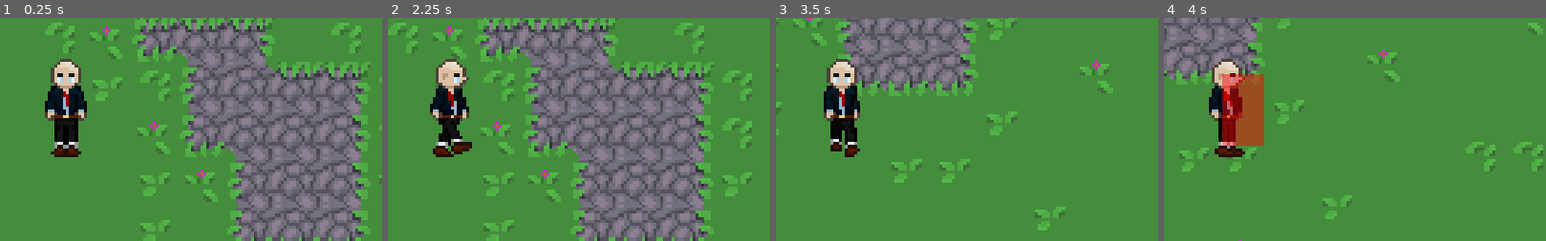
Above: before the commit, frames 1-4 (left to right).
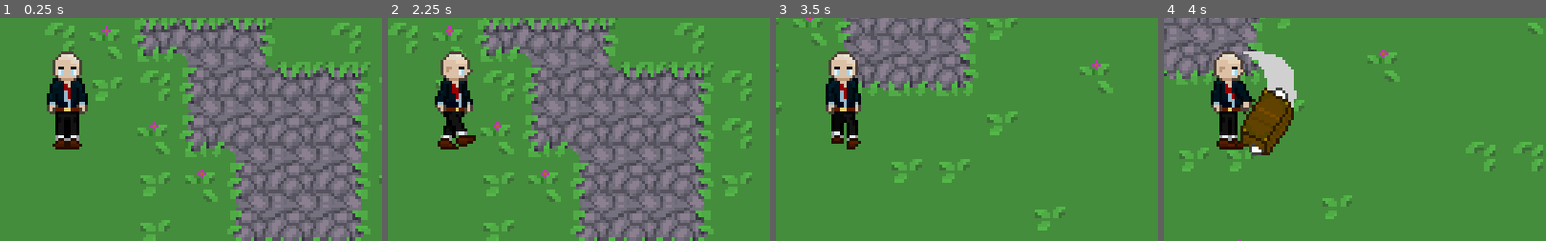
Above: after the commit, the same moments.

Repository: rakthalekk/CSC281-Project
Game: Godot game, scene res://src/Main.tscn
Two runs of this game, one before a commit and one after it. Both use one fixed random seed, a clock stepped at 60 frames per second and the inputs below. The engine's default icon, where the game draws it, is replaced by a stand-in: a white triangle on a blue panel in a dark square.
Inputs (mouse positions are % of the whole screen's width and height, from its top left):
- Up to frame 1 (0.25 s): no input
- Up to frame 2 (2.25 s): click (39, 94) at 0.5 s; click (47, 93) at 1.25 s; tap Enter at 2 s; move the mouse to (8, 4) at 2.02 s; press the mouse at (8, 4) at 2.03 s; hold D (right) from 2.03 s (still down)
- Up to frame 3 (3.5 s): move the mouse to (30, 55) at 2.77 s; release D (right) at 2.78 s; release the mouse at (30, 55) at 2.78 s; hold S (down) from 2.78 s (still down); click (30, 55) at 2.85 s
- Up to frame 4 (4 s): move the mouse to (60, 28) at 3.52 s; release S (down) at 3.53 s; hold D (right) from 3.53 s (still down); hold E (create_drill) from 3.53 s (still down); click (60, 28) at 3.8 s
The pictures show only the part of the screen within x 41-91%, y 22-71%; the shares and areas given below are measured in that part.

The runs differ from the first frame. In frame 1, 2.5% of the frame differs, in the area x 11-23%, y 14-63%; in frame 2, 3.0%; in frame 3, 2.5%; in frame 4, 8.1%, in the area x 11-35%, y 14-63%.

Commit message:
added in attack animations and new hitboxes

Diff:
--- a/281-Project/src/Enemy.tscn
+++ b/281-Project/src/Enemy.tscn
@@ -4,7 +4,7 @@
 [ext_resource path="res://src/Enemy.gd" type="Script" id=2]
 
 [sub_resource type="RectangleShape2D" id=1]
-extents = Vector2( 32, 24 )
+extents = Vector2( 32, 32 )
 
 [sub_resource type="Animation" id=3]
 length = 0.001
@@ -55,7 +55,7 @@
 radius = 344.093
 
 [sub_resource type="RectangleShape2D" id=5]
-extents = Vector2( 40, 32 )
+extents = Vector2( 40, 40 )
 
 [node name="Enemy" type="KinematicBody2D" groups=["enemy"]]
 collision_layer = 2
@@ -63,7 +63,7 @@
 script = ExtResource( 2 )
 
 [node name="CollisionShape2D" type="CollisionShape2D" parent="."]
-position = Vector2( 0, 24 )
+position = Vector2( 0, 16 )
 shape = SubResource( 1 )
 
 [node name="Sprite" type="Sprite" parent="."]
@@ -85,7 +85,7 @@
 collision_mask = 256
 
 [node name="CollisionShape2D" type="CollisionShape2D" parent="Hitbox"]
-position = Vector2( 0, 24 )
+position = Vector2( 0, 16 )
 shape = SubResource( 5 )
 
 [connection signal="body_entered" from="VisionRadius" to="." method="_on_VisionRadius_body_entered"]
--- a/281-Project/src/Player.gd
+++ b/281-Project/src/Player.gd
@@ -126,22 +126,12 @@
 
 			if dir.x >= 0.6:
 				anim_player.play("attack_right")
-				$AttackHitbox/CollisionShape2D/ColorRect.rect_position = Vector2(-30, -45)
-				$AttackHitbox/CollisionShape2D/ColorRect.rect_size = Vector2(56, 96)
 			elif dir.x <= -0.6:
 				anim_player.play("attack_left")
-				$AttackHitbox/CollisionShape2D/ColorRect.rect_position = Vector2(-30, -45)
-				$AttackHitbox/CollisionShape2D/ColorRect.rect_size = Vector2(56, 96)
 			elif dir.y <= 0:
 				anim_player.play("attack_up")
-				$AttackHitbox/CollisionShape2D/ColorRect.rect_position = Vector2(-48, -29)
-				$AttackHitbox/CollisionShape2D/ColorRect.rect_size = Vector2(96, 56)
 			else:
 				anim_player.play("attack_down")
-				$AttackHitbox/CollisionShape2D/ColorRect.rect_position = Vector2(-48, -29)
-				$AttackHitbox/CollisionShape2D/ColorRect.rect_size = Vector2(96, 56)
-
-			$AttackHitbox/CollisionShape2D/ColorRect.visible = true
 
 #	if event.is_action_pressed("create_drill") && onTile == get_parent().tileUnobtainium: #on Unobtainium
 #		emit_signal("create_drill", global_position)
@@ -165,7 +155,6 @@
 
 func end_attack_animation():
 	attacking = false
-	$AttackHitbox/CollisionShape2D/ColorRect.visible = false
 	call_deferred("disable_attack_collider")
 
 
--- a/281-Project/src/Player.tscn
+++ b/281-Project/src/Player.tscn
@@ -1,10 +1,10 @@
 [gd_scene load_steps=18 format=2]
 
 [ext_resource path="res://src/Player.gd" type="Script" id=1]
-[ext_resource path="res://assets/Player/PlayerTiledLoopable.png" type="Texture" id=2]
+[ext_resource path="res://assets/Player/player_sheet.png" type="Texture" id=2]
 
 [sub_resource type="RectangleShape2D" id=1]
-extents = Vector2( 24, 17 )
+extents = Vector2( 24, 20 )
 
 [sub_resource type="Animation" id=3]
 length = 0.001
@@ -83,7 +83,8 @@
 
 [sub_resource type="Animation" id=4]
 resource_name = "attack_down"
-length = 0.2
+length = 0.3
+step = 0.05
 tracks/0/type = "value"
 tracks/0/path = NodePath("AttackHitbox/CollisionShape2D:disabled")
 tracks/0/interp = 1
@@ -91,7 +92,7 @@
 tracks/0/imported = false
 tracks/0/enabled = true
 tracks/0/keys = {
-"times": PoolRealArray( 0, 0.2 ),
+"times": PoolRealArray( 0, 0.3 ),
 "transitions": PoolRealArray( 1, 1 ),
 "update": 1,
 "values": [ false, true ]
@@ -117,10 +118,10 @@
 tracks/2/imported = false
 tracks/2/enabled = true
 tracks/2/keys = {
-"times": PoolRealArray( 0 ),
-"transitions": PoolRealArray( 1 ),
-"update": 1,
-"values": [ 0 ]
+"times": PoolRealArray( 0, 0.05, 0.1, 0.15, 0.2, 0.25 ),
+"transitions": PoolRealArray( 1, 1, 1, 1, 1, 1 ),
+"update": 1,
+"values": [ 16, 17, 18, 19, 20, 21 ]
 }
 tracks/3/type = "value"
 tracks/3/path = NodePath("AttackHitbox/CollisionShape2D:shape:extents")
@@ -129,10 +130,10 @@
 tracks/3/imported = false
 tracks/3/enabled = true
 tracks/3/keys = {
-"times": PoolRealArray( 0 ),
-"transitions": PoolRealArray( 1 ),
-"update": 0,
-"values": [ Vector2( 51.5, 32 ) ]
+"times": PoolRealArray( 0, 0.05, 0.1, 0.15, 0.2, 0.25 ),
+"transitions": PoolRealArray( 1, 1, 1, 1, 1, 1 ),
+"update": 0,
+"values": [ Vector2( 56, 56 ), Vector2( 56, 52 ), Vector2( 64, 52 ), Vector2( 57, 52 ), Vector2( 45, 56 ), Vector2( 48.5, 56 ) ]
 }
 tracks/4/type = "value"
 tracks/4/path = NodePath("AttackHitbox/CollisionShape2D:position")
@@ -141,15 +142,16 @@
 tracks/4/imported = false
 tracks/4/enabled = true
 tracks/4/keys = {
-"times": PoolRealArray( 0 ),
-"transitions": PoolRealArray( 1 ),
-"update": 0,
-"values": [ Vector2( 0, -5 ) ]
+"times": PoolRealArray( 0, 0.05, 0.1, 0.15, 0.2, 0.25 ),
+"transitions": PoolRealArray( 1, 1, 1, 1, 1, 1 ),
+"update": 0,
+"values": [ Vector2( -40, -16 ), Vector2( -16, 4 ), Vector2( -8, 14.25 ), Vector2( 16, 0 ), Vector2( 51, -15 ), Vector2( 52, -20 ) ]
 }
 
 [sub_resource type="Animation" id=13]
 resource_name = "attack_left"
-length = 0.2
+length = 0.3
+step = 0.05
 tracks/0/type = "value"
 tracks/0/path = NodePath("AttackHitbox/CollisionShape2D:disabled")
 tracks/0/interp = 1
@@ -157,7 +159,7 @@
 tracks/0/imported = false
 tracks/0/enabled = true
 tracks/0/keys = {
-"times": PoolRealArray( 0, 0.2 ),
+"times": PoolRealArray( 0, 0.3 ),
 "transitions": PoolRealArray( 1, 1 ),
 "update": 1,
 "values": [ false, true ]
@@ -183,10 +185,10 @@
 tracks/2/imported = false
 tracks/2/enabled = true
 tracks/2/keys = {
-"times": PoolRealArray( 0 ),
-"transitions": PoolRealArray( 1 ),
-"update": 1,
-"values": [ 12 ]
+"times": PoolRealArray( 0, 0.05, 0.1, 0.15, 0.2, 0.25 ),
+"transitions": PoolRealArray( 1, 1, 1, 1, 1, 1 ),
+"update": 1,
+"values": [ 34, 35, 36, 37, 38, 39 ]
 }
 tracks/3/type = "value"
 tracks/3/path = NodePath("AttackHitbox/CollisionShape2D:shape:extents")
@@ -195,10 +197,10 @@
 tracks/3/imported = false
 tracks/3/enabled = true
 tracks/3/keys = {
-"times": PoolRealArray( 0 ),
-"transitions": PoolRealArray( 1 ),
-"update": 0,
-"values": [ Vector2( 32, 51.5 ) ]
+"times": PoolRealArray( 0, 0.05, 0.1, 0.15, 0.2, 0.25 ),
+"transitions": PoolRealArray( 1, 1, 1, 1, 1, 1 ),
+"update": 0,
+"values": [ Vector2( 44, 44 ), Vector2( 40, 48 ), Vector2( 38, 52 ), Vector2( 42, 54 ), Vector2( 48, 44 ), Vector2( 48, 44 ) ]
 }
 tracks/4/type = "value"
 tracks/4/path = NodePath("AttackHitbox/CollisionShape2D:position")
@@ -207,15 +209,16 @@
 tracks/4/imported = false
 tracks/4/enabled = true
 tracks/4/keys = {
-"times": PoolRealArray( 0 ),
-"transitions": PoolRealArray( 1 ),
-"update": 0,
-"values": [ Vector2( -20, -50 ) ]
+"times": PoolRealArray( 0, 0.05, 0.1, 0.15, 0.2, 0.25 ),
+"transitions": PoolRealArray( 1, 1, 1, 1, 1, 1 ),
+"update": 0,
+"values": [ Vector2( -24, -80 ), Vector2( -48, -72 ), Vector2( -58, -60 ), Vector2( -46, -42 ), Vector2( -21, -24 ), Vector2( -17, -24 ) ]
 }
 
 [sub_resource type="Animation" id=11]
 resource_name = "attack_right"
-length = 0.2
+length = 0.3
+step = 0.05
 tracks/0/type = "value"
 tracks/0/path = NodePath("AttackHitbox/CollisionShape2D:disabled")
 tracks/0/interp = 1
@@ -223,7 +226,7 @@
 tracks/0/imported = false
 tracks/0/enabled = true
 tracks/0/keys = {
-"times": PoolRealArray( 0, 0.2 ),
+"times": PoolRealArray( 0, 0.3 ),
 "transitions": PoolRealArray( 1, 1 ),
 "update": 1,
 "values": [ false, true ]
@@ -249,10 +252,10 @@
 tracks/2/imported = false
 tracks/2/enabled = true
 tracks/2/keys = {
-"times": PoolRealArray( 0 ),
-"transitions": PoolRealArray( 1 ),
-"update": 1,
-"values": [ 4 ]
+"times": PoolRealArray( 0, 0.05, 0.1, 0.15, 0.2, 0.25 ),
+"transitions": PoolRealArray( 1, 1, 1, 1, 1, 1 ),
+"update": 1,
+"values": [ 22, 23, 24, 25, 26, 27 ]
 }
 tracks/3/type = "value"
 tracks/3/path = NodePath("AttackHitbox/CollisionShape2D:shape:extents")
@@ -261,10 +264,10 @@
 tracks/3/imported = false
 tracks/3/enabled = true
 tracks/3/keys = {
-"times": PoolRealArray( 0 ),
-"transitions": PoolRealArray( 1 ),
-"update": 0,
-"values": [ Vector2( 32, 51.5 ) ]
+"times": PoolRealArray( 0, 0.05, 0.1, 0.15, 0.2, 0.25 ),
+"transitions": PoolRealArray( 1, 1, 1, 1, 1, 1 ),
+"update": 0,
+"values": [ Vector2( 44, 44 ), Vector2( 40, 52 ), Vector2( 36, 52 ), Vector2( 38, 52 ), Vector2( 48, 44 ), Vector2( 48, 44 ) ]
 }
 tracks/4/type = "value"
 tracks/4/path = NodePath("AttackHitbox/CollisionShape2D:position")
@@ -273,15 +276,16 @@
 tracks/4/imported = false
 tracks/4/enabled = true
 tracks/4/keys = {
-"times": PoolRealArray( 0 ),
-"transitions": PoolRealArray( 1 ),
-"update": 0,
-"values": [ Vector2( 20, -50 ) ]
+"times": PoolRealArray( 0, 0.05, 0.1, 0.15, 0.2, 0.25 ),
+"transitions": PoolRealArray( 1, 1, 1, 1, 1, 1 ),
+"update": 0,
+"values": [ Vector2( 36, -76 ), Vector2( 48, -64 ), Vector2( 60, -60 ), Vector2( 58, -44 ), Vector2( 32, -28 ), Vector2( 32, -28 ) ]
 }
 
 [sub_resource type="Animation" id=12]
 resource_name = "attack_up"
-length = 0.2
+length = 0.3
+step = 0.05
 tracks/0/type = "value"
 tracks/0/path = NodePath("AttackHitbox/CollisionShape2D:disabled")
 tracks/0/interp = 1
@@ -289,7 +293,7 @@
 tracks/0/imported = false
 tracks/0/enabled = true
 tracks/0/keys = {
-"times": PoolRealArray( 0, 0.2 ),
+"times": PoolRealArray( 0, 0.3 ),
 "transitions": PoolRealArray( 1, 1 ),
 "update": 1,
 "values": [ false, true ]
@@ -315,10 +319,10 @@
 tracks/2/imported = false
 tracks/2/enabled = true
 tracks/2/keys = {
-"times": PoolRealArray( 0 ),
-"transitions": PoolRealArray( 1 ),
-"update": 1,
-"values": [ 8 ]
+"times": PoolRealArray( 0, 0.05, 0.1, 0.15, 0.2, 0.25 ),
+"transitions": PoolRealArray( 1, 1, 1, 1, 1, 1 ),
+"update": 1,
+"values": [ 28, 29, 30, 31, 32, 33 ]
 }
 tracks/3/type = "value"
 tracks/3/path = NodePath("AttackHitbox/CollisionShape2D:shape:extents")
@@ -327,10 +331,10 @@
 tracks/3/imported = false
 tracks/3/enabled = true
 tracks/3/keys = {
-"times": PoolRealArray( 0 ),
-"transitions": PoolRealArray( 1 ),
-"update": 0,
-"values": [ Vector2( 51.5, 32 ) ]
+"times": PoolRealArray( 0, 0.05, 0.1, 0.15, 0.2, 0.25 ),
+"transitions": PoolRealArray( 1, 1, 1, 1, 1, 1 ),
+"update": 0,
+"values": [ Vector2( 37.75, 48 ), Vector2( 44, 44 ), Vector2( 52, 38 ), Vector2( 56, 40 ), Vector2( 44, 48 ), Vector2( 44, 48 ) ]
 }
 tracks/4/type = "value"
 tracks/4/path = NodePath("AttackHitbox/CollisionShape2D:position")
@@ -339,10 +343,10 @@
 tracks/4/imported = false
 tracks/4/enabled = true
 tracks/4/keys = {
-"times": PoolRealArray( 0 ),
-"transitions": PoolRealArray( 1 ),
-"update": 0,
-"values": [ Vector2( 0, -85 ) ]
+"times": PoolRealArray( 0, 0.05, 0.1, 0.15, 0.2, 0.25 ),
+"transitions": PoolRealArray( 1, 1, 1, 1, 1, 1 ),
+"update": 0,
+"values": [ Vector2( -45.75, -72 ), Vector2( -28, -92 ), Vector2( -4, -106 ), Vector2( 16, -96 ), Vector2( 52, -72 ), Vector2( 52, -68 ) ]
 }
 
 [sub_resource type="Animation" id=5]
@@ -504,13 +508,14 @@
 script = ExtResource( 1 )
 
 [node name="PositionCollider" type="CollisionShape2D" parent="."]
+position = Vector2( 0, -12 )
 shape = SubResource( 1 )
 
 [node name="Sprite" type="Sprite" parent="."]
 position = Vector2( 0, -50 )
 texture = ExtResource( 2 )
 hframes = 4
-vframes = 4
+vframes = 10
 region_rect = Rect2( 0, 0, 56, 132 )
 
 [node name="GunTip" type="Position2D" parent="."]
@@ -545,14 +550,6 @@
 shape = SubResource( 2 )
 disabled = true
 
-[node name="ColorRect" type="ColorRect" parent="AttackHitbox/CollisionShape2D"]
-visible = false
-margin_left = -48.0
-margin_top = -29.0
-margin_right = 48.0
-margin_bottom = 27.0
-color = Color( 1, 0, 0, 0.454902 )
-
 [node name="InvincibilityTimer" type="Timer" parent="."]
 wait_time = 1.3
 one_shot = true
